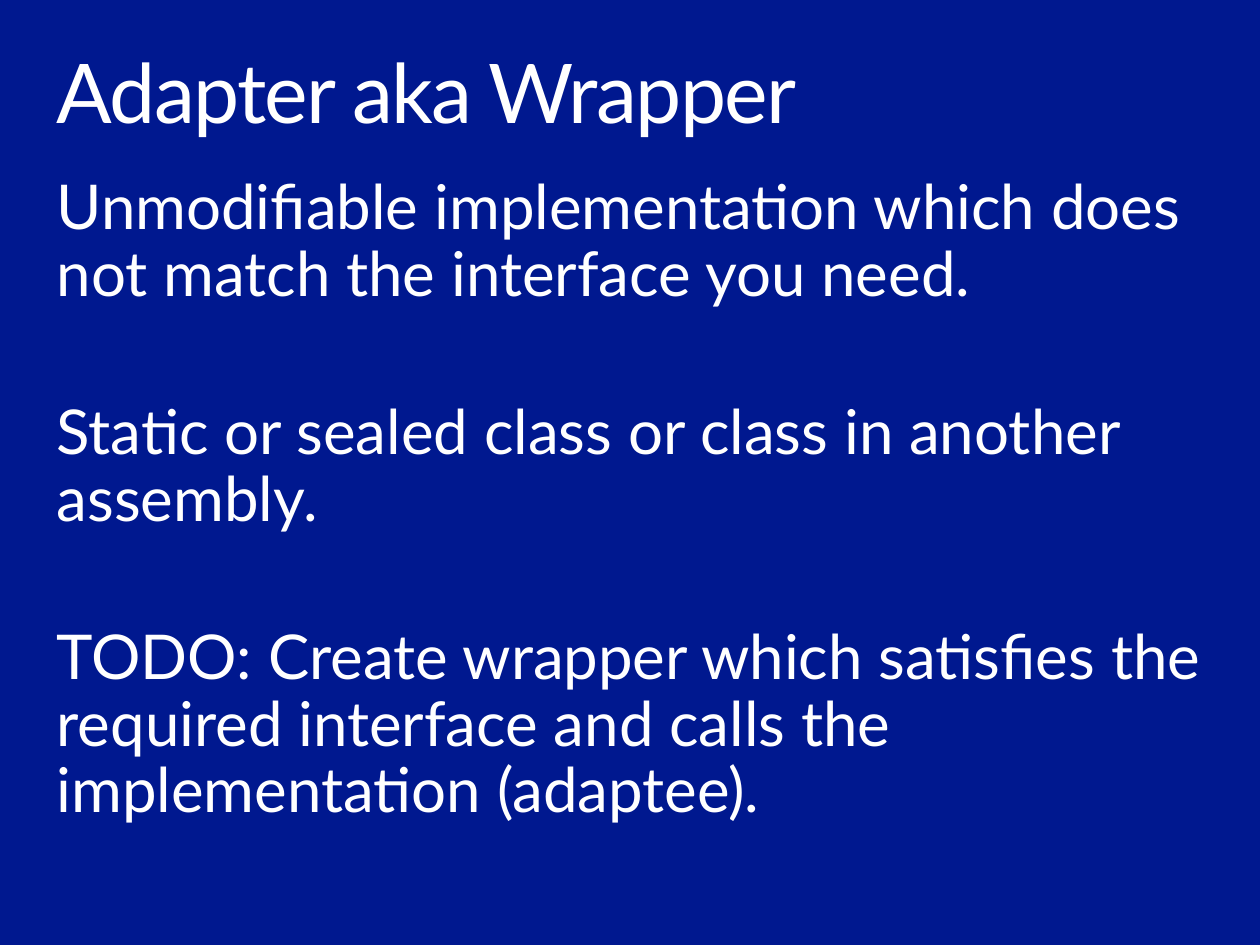
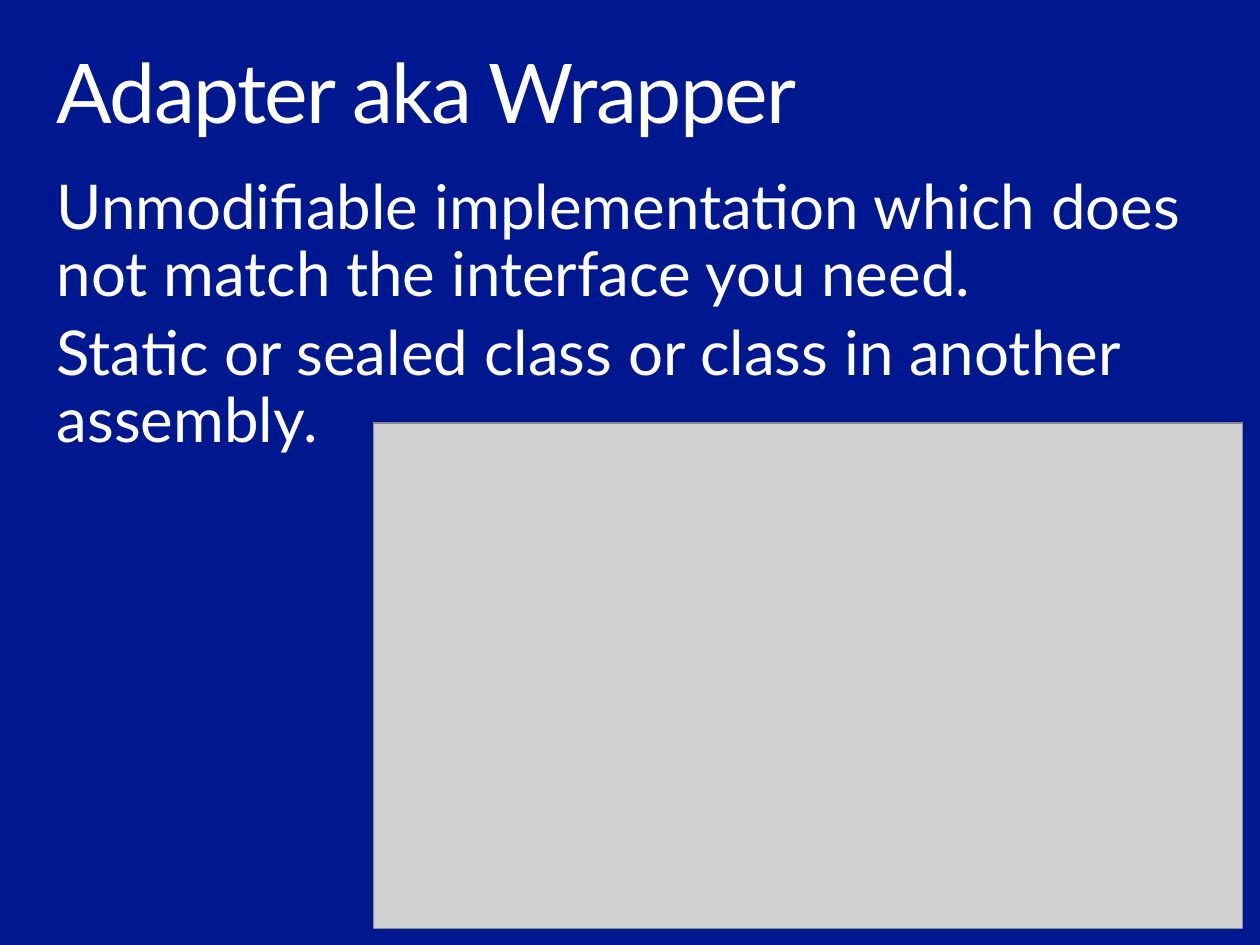
Before and after one commit to ondfisk/BDSA2016, a slide deck: slide 5 of Slides/Lecture07.pptx (slide 4 before the commit). Drawn at 1260x945 pixels with LibreOffice and Linux fonts; fonts in the diff are those of the drawing; grey boxes stand for pictures. Boxes give left, top, right and bottom in pixels: in the first picture for what was removed or moved away, otherwise in the second. Text is boxed around its words. In the diff, an @@ line names an element or a change of style, - is before the commit and + after.

```diff
--- a/Slides/Lecture07.pptx
+++ b/Slides/Lecture07.pptx
@@ picture added at (373, 422, 1241, 928) @@
@@ text at (57, 633, 1200, 823): paragraph removed @@
-TODO: Create wrapper which satisfies the required interface and calls the implementation (adaptee).
```
Also in this commit, not shown: 4 other slides changed, 3 slides added, 20 other files.
